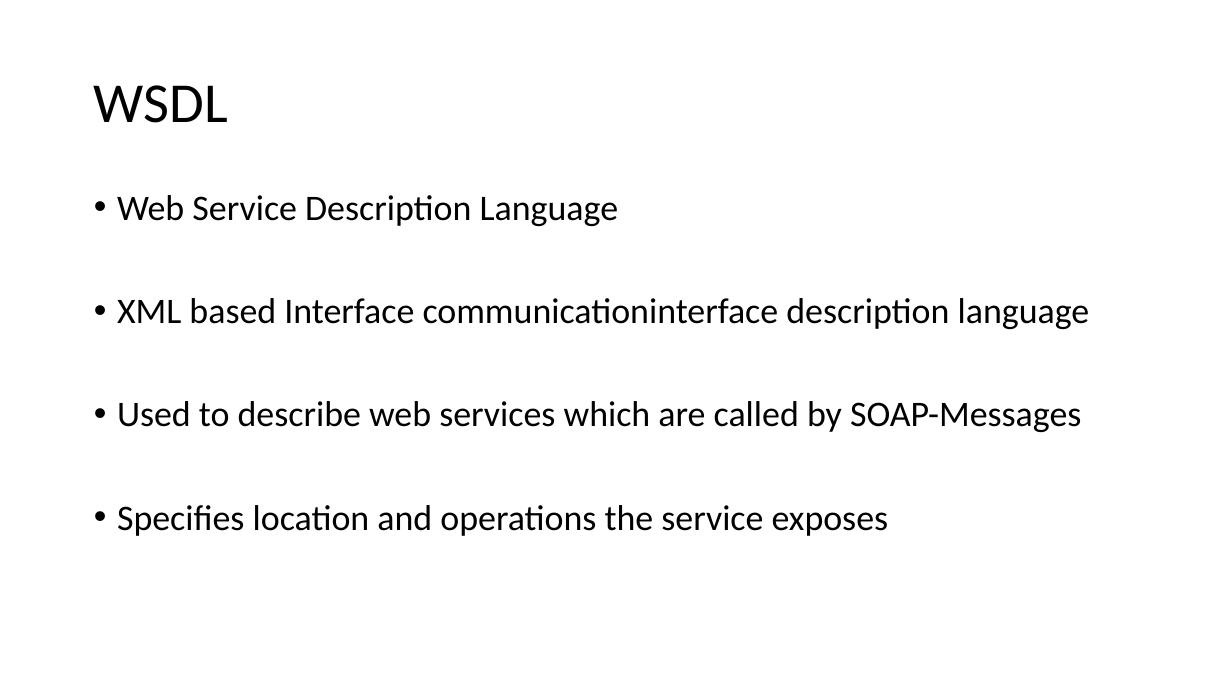
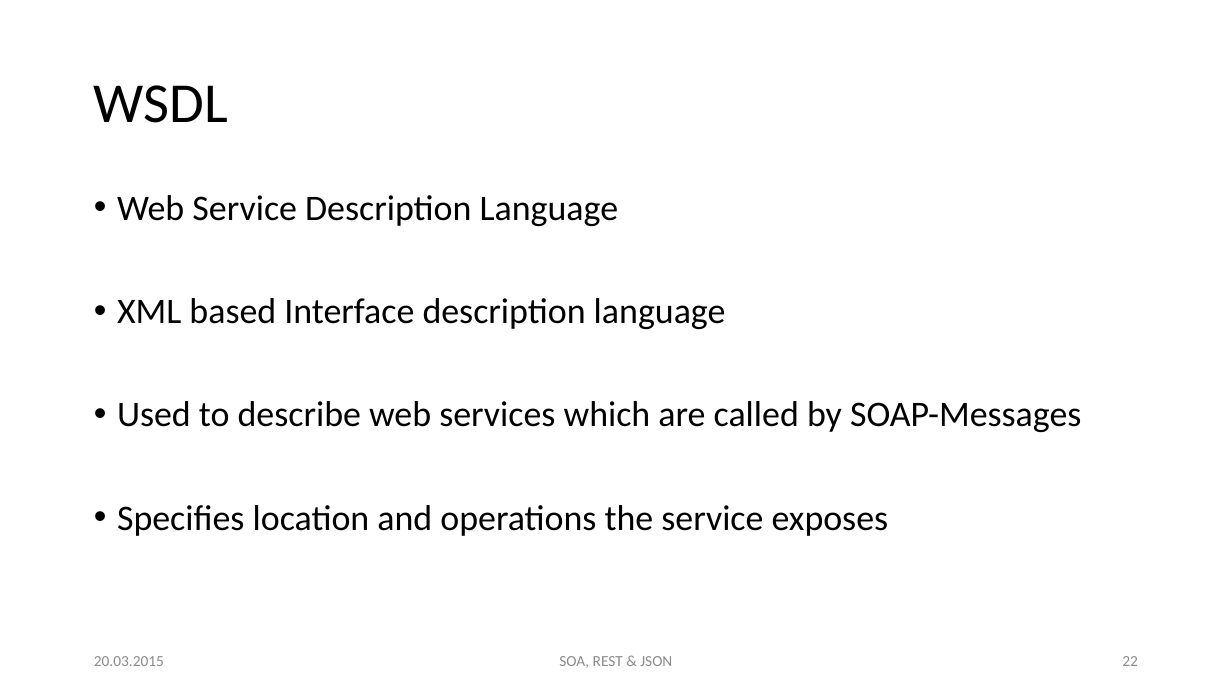
Before and after one commit to hsiegel-tgm/SOA2, a slide deck: slide 22 of p2.pptx (slide 32 before the commit). Drawn at 1232x693 pixels with LibreOffice and Linux fonts; fonts in the diff are those of the drawing. Boxes give left, top, right and bottom in pixels: in the first picture for what was removed or moved away, otherwise in the second. Text is boxed around its words. In the diff, an @@ line names an element or a change of style, - is before the commit and + after.

```diff
--- a/p2.pptx
+++ b/p2.pptx
@@ text at <box>117,298,726,329</box>: text changed @@
-• XML based Interface communicationinterface description language
+• XML based Interface description language
@@ text added at <box>94,656,164,666</box>, 12 pt, text #8C8C8C @@
+20.03.2015
@@ text added at <box>559,656,672,668</box>, 12 pt, text #8C8C8C @@
+SOA, REST & JSON
@@ page number added at <box>1122,656,1138,666</box>, 12 pt, text #8C8C8C @@
+22
```
Also in this commit, not shown: 36 other slides changed, 5 slides added, 3 slides removed.
